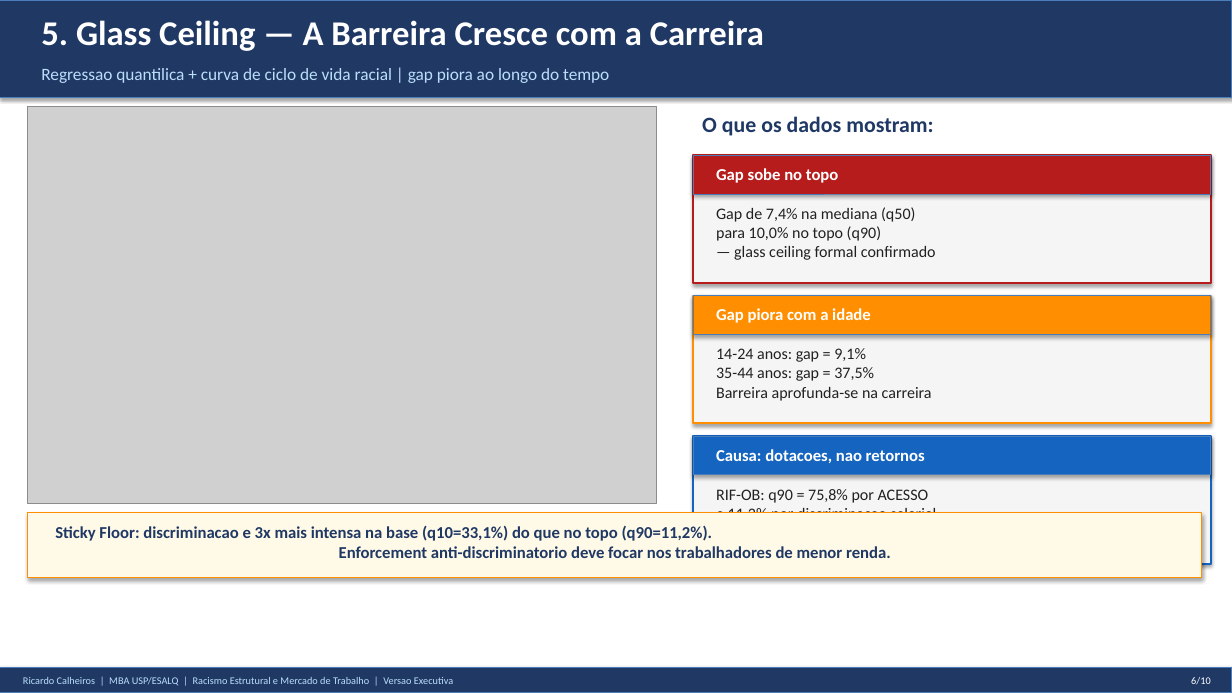
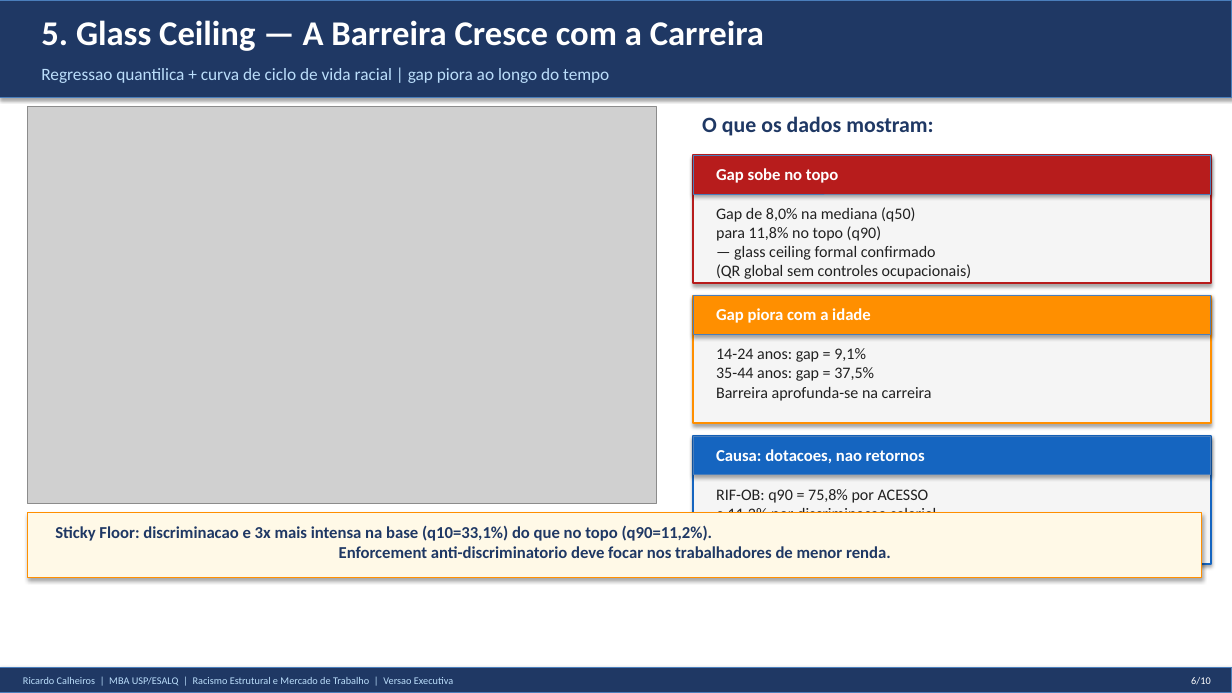
Before and after one commit to rickinrj-ux/ProjetoRacismoPNAD, a slide deck: slide 6 of apresentacao_executiva_tcc.pptx. Drawn at 1232x693 pixels with LibreOffice and Linux fonts; fonts in the diff are those of the drawing; grey boxes stand for pictures. Boxes give left, top, right and bottom in pixels: in the first picture for what was removed or moved away, otherwise in the second. Text is boxed around its words. In the diff, an @@ line names an element or a change of style, - is before the commit and + after.

```diff
--- a/apresentacao_executiva_tcc.pptx
+++ b/apresentacao_executiva_tcc.pptx
@@ text at [716,207,971,279]: text changed @@
-Gap de 7,4% na mediana (q50)
-para 10,0% no topo (q90)
-— glass ceiling formal confirmado
+Gap de 8,0% na mediana (q50)
+para 11,8% no topo (q90)
+— glass ceiling formal confirmado
+(QR global sem controles ocupacionais)
```
Also in this commit, not shown: 4 other slides changed, 6 other files.
